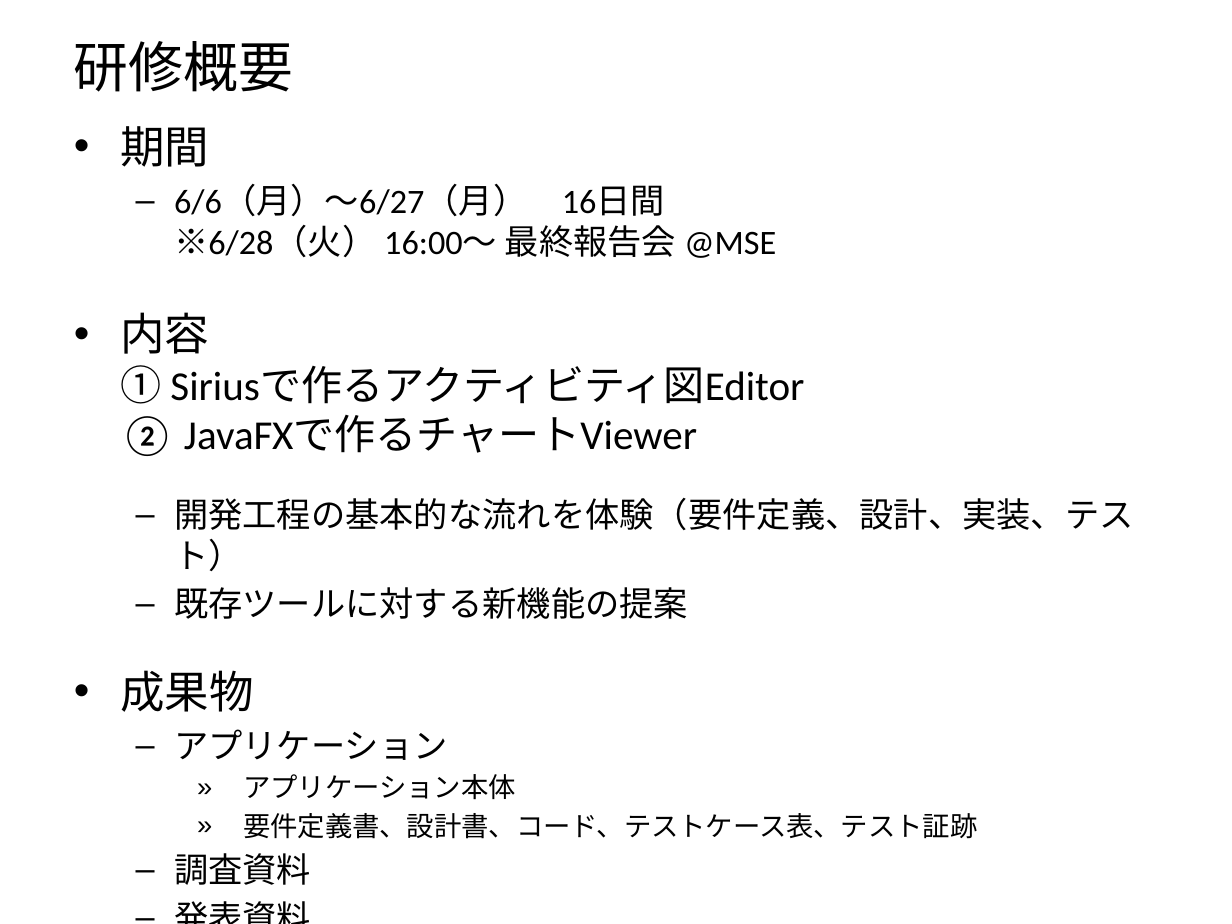
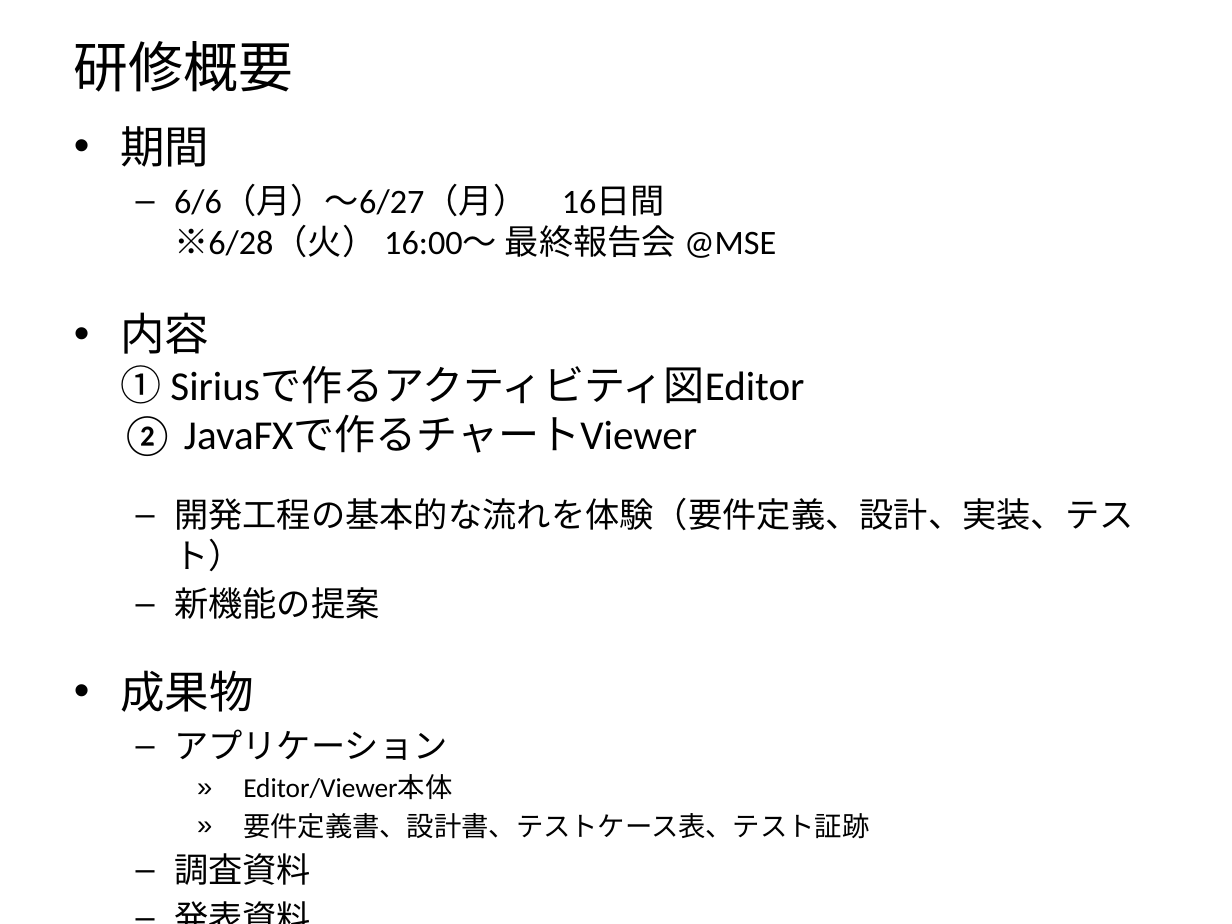
Before and after one commit to N-Saito/Training, a slide deck: slide 3 of 新人研修.pptx (slide 2 before the commit). Drawn at 1232x924 pixels with LibreOffice and Linux fonts; fonts in the diff are those of the drawing. Boxes give left, top, right and bottom in pixels: in the first picture for what was removed or moved away, otherwise in the second. Text is boxed around its words. In the diff, an @@ line names an element or a change of style, - is before the commit and + after.

```diff
--- a/新人研修.pptx
+++ b/新人研修.pptx
@@ text at (x1=174, y1=587, x2=380, y2=619): text changed @@
-  – 既存ツールに対する新機能の提案
+  – 新機能の提案
@@ text at (x1=243, y1=775, x2=869, y2=839): text changed @@
-    » アプリケーション本体
-    » 要件定義書、設計書、コード、テストケース表、テスト証跡
+    » Editor/Viewer本体
+    » 要件定義書、設計書、テストケース表、テスト証跡
```
Also in this commit, not shown: 6 other slides changed, 3 slides removed.
